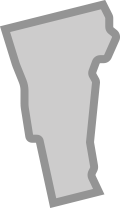
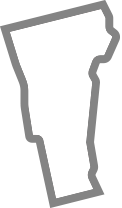
Layered file, before and after one edit (w=122, h=208). Changes by layer:
pixels changed over [0, 0, 120, 208] (layer not identified)
